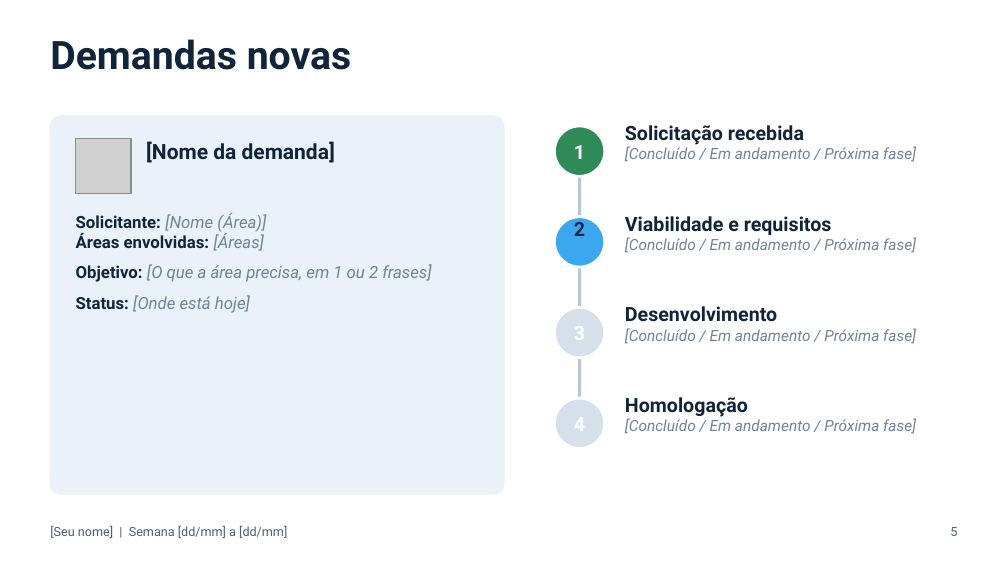
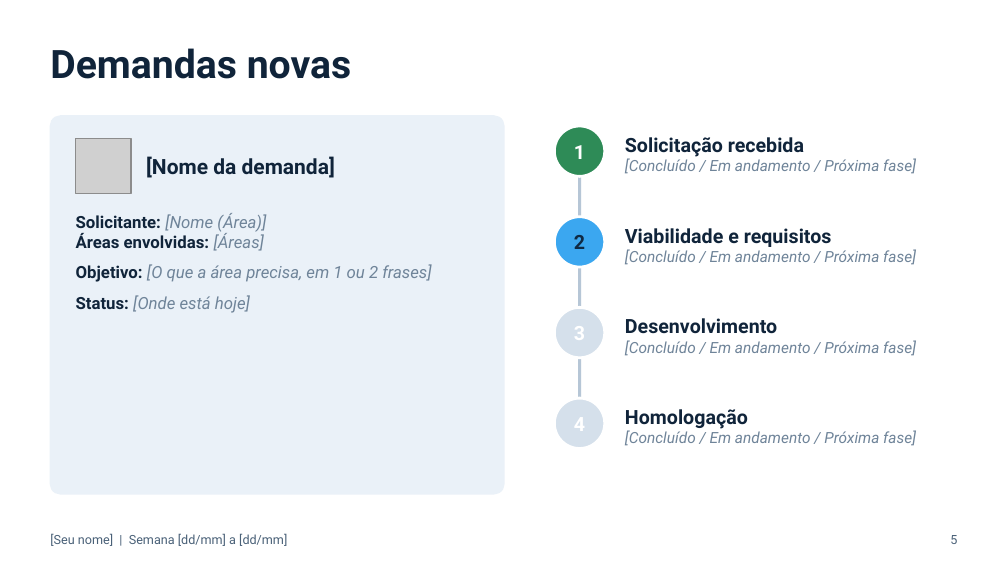
Before and after one commit to dtdias/status-board, a slide deck: slide 8 of design/template-variations/navy-corporate.pptx. Drawn at 1008x567 pixels with LibreOffice and Linux fonts; fonts in the diff are those of the drawing; grey boxes stand for pictures. Boxes give left, top, right and bottom in pixels: in the first picture for what was removed or moved away, otherwise in the second. Text is boxed around its words. In the diff, an @@ line names an element or a change of style, - is before the commit and + after.

Commit message:
fix(design): regenerate template variations by patching XML so numbers stay aligned
DeckCraft format.color changed the text anchor of recoloured text, pushing the numbers in the 'Demandas novas' circles (and step titles) off-centre. Variations are now built by patching srgbClr values, fonts and icon PNGs in the base package; layout XML is verified identical to the base. Terracotta uses Cambria instead of Georgia to avoid old-style figures dropping below the baseline. Adds the build and contact-sheet scripts.

```diff
--- a/design/template-variations/navy-corporate.pptx
+++ b/design/template-variations/navy-corporate.pptx
@@ text "Demandas novas": place and size @@
-text "Demandas novas" at bbox=[50, 39, 351, 70]
+text "Demandas novas" at bbox=[50, 48, 351, 79]
@@ text "[Nome da demanda]": place and size @@
-text "[Nome da demanda]" at bbox=[146, 141, 335, 163]
+text "[Nome da demanda]" at bbox=[146, 156, 335, 178]
@@ text "Solicitação recebida": place and size @@
-text "Solicitação recebida" at bbox=[625, 125, 916, 162]
+text "Solicitação recebida" at bbox=[625, 137, 916, 174]
@@ text "2" rewrapped from bbox=[574, 218, 585, 236] to bbox=[574, 235, 585, 249] @@
@@ text "Viabilidade e requisitos": place and size @@
-text "Viabilidade e requisitos" at bbox=[625, 216, 916, 253]
+text "Viabilidade e requisitos" at bbox=[625, 228, 916, 265]
@@ text "Desenvolvimento": place and size @@
-text "Desenvolvimento" at bbox=[625, 306, 916, 344]
+text "Desenvolvimento" at bbox=[625, 318, 916, 356]
@@ text "Homologação": place and size @@
-text "Homologação" at bbox=[625, 397, 916, 434]
+text "Homologação" at bbox=[625, 409, 916, 446]
@@ text "[Seu nome] | Semana [dd/mm] ...": place and size @@
-text "[Seu nome] | Semana [dd/mm] ..." at bbox=[50, 525, 287, 538]
+text "[Seu nome] | Semana [dd/mm] ..." at bbox=[50, 533, 287, 546]
@@ text "5": place and size @@
-text "5" at bbox=[950, 527, 957, 536]
+text "5" at bbox=[950, 535, 957, 544]
```
Also in this commit, not shown: 9 other slides changed, 11 other files.
